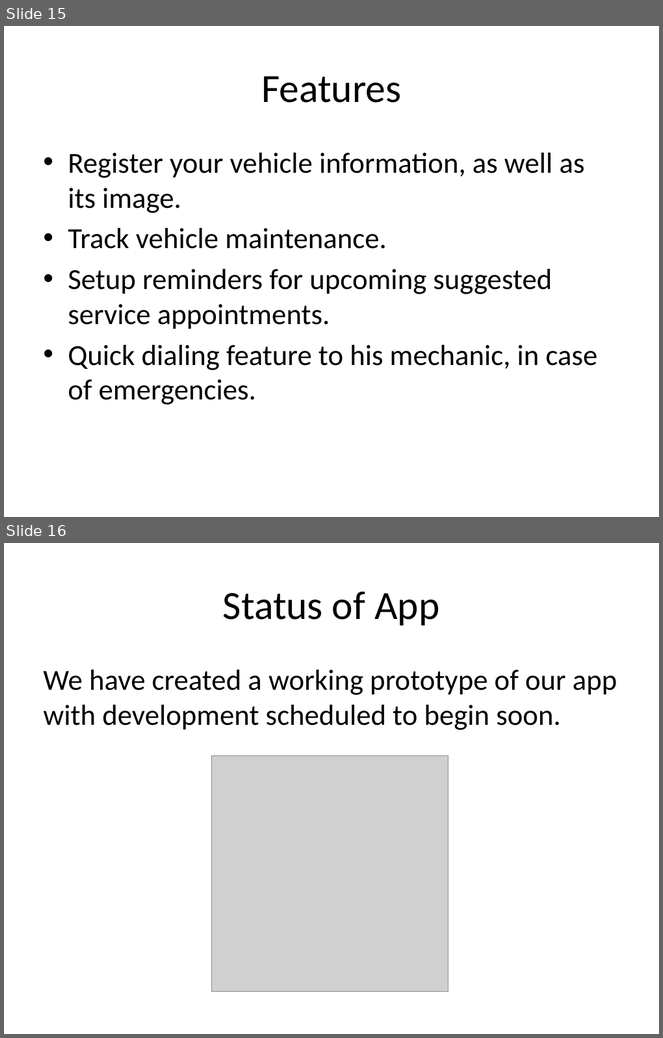
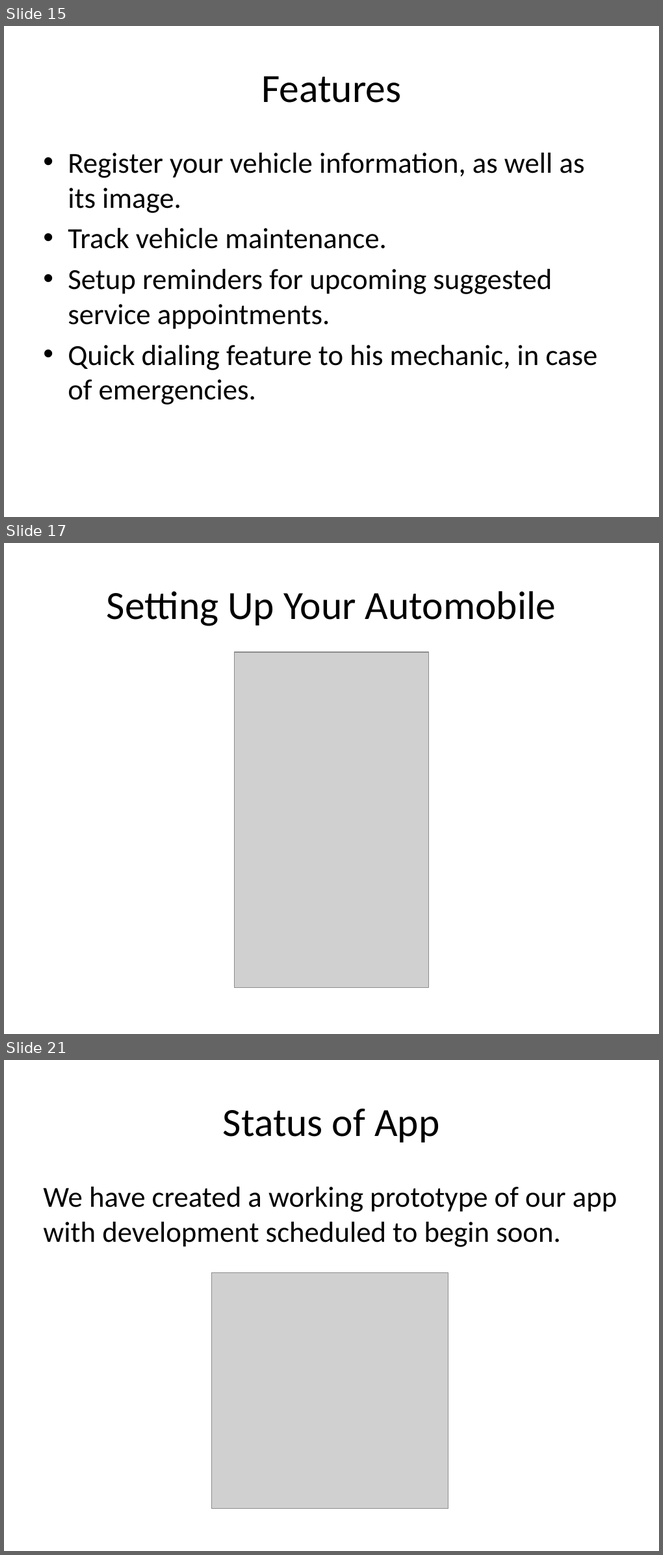
Before and after one commit to paceuniversity/CS6392015team2, a slide deck: Automobile Maintenance App (1).pptx. Shown one above the other, each under a label of ours: slides 15 and 16 before the commit, slides 15, 17 and 21 after it; the slides between them are not shown. The pictures are 663x1038 and 663x1555 pixels, drawn with LibreOffice and Linux fonts; fonts in the diff are those of the drawing; grey boxes stand for pictures. Boxes give left, top, right and bottom in pixels: in the first picture for what was removed or moved away, otherwise in the second. Text is boxed around its words. In the diff, an @@ line names an element or a change of style, - is before the commit and + after.

```diff
--- a/Automobile Maintenance App (1).pptx
+++ b/Automobile Maintenance App (1).pptx
@@ slide 17 added at bbox=[4, 543, 659, 1034], background #FFFFFF @@
@@ title added at bbox=[107, 591, 556, 626], 44 pt, text #000000 @@
+Setting Up Your Automobile
@@ picture added at bbox=[234, 652, 428, 988] @@
@@ what was slide 16 is now slide 21 @@
```
Also in this commit, not shown: 1 slide changed, 4 other slides added.
